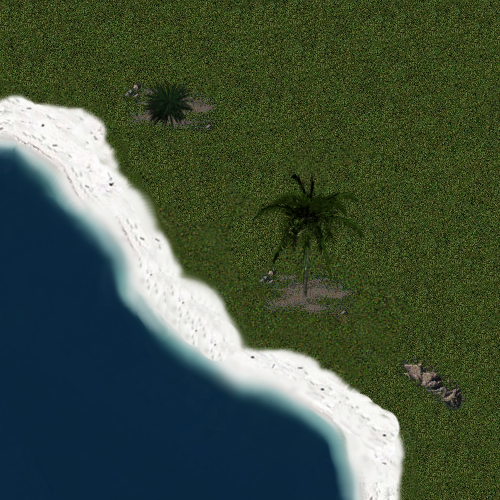
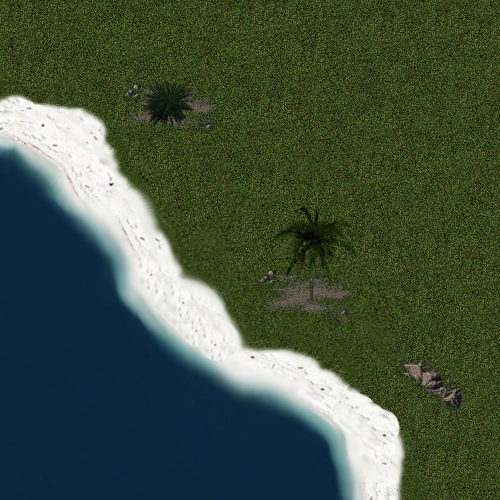
Revision of a layered 500x500 image; what changed, layer by layer:
painted on "Clipboard#2" over [252, 171, 366, 302]
